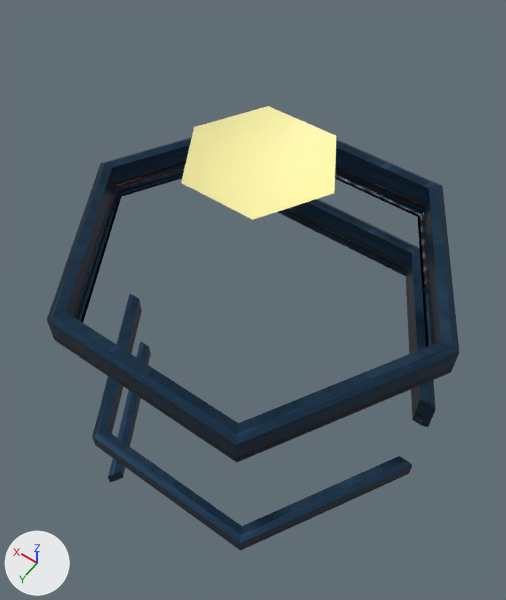
The FBX model ABM_UnityProject/Assets/Visuals/Models/Museum_Hex_Propeler_01_Art.fbx, before and after one commit.
One viewpoint serves both versions: a camera (50 mm lens) standing at (-8.76, 12.66, 13.19) and looking at (0.55, -0.36, -7.27). Lighting does not change. The marker at lower left points along +X, +Y and +Z. Where no turn or scale is listed for an object, it has been applied to the vertices.

The older version as bpy lines, for what is in view:
```python
me_mesh = bpy.data.meshes.new('Mesh')
me_mesh.from_pydata(...)  # 55 vertices, 54 faces; spans x -7.03..7.03, y -6.09..6.09, z -4.93..0.0
# faces by material slot: [42, 12]
me_mesh.materials.append(mat_walled)
me_mesh.materials.append(mat_phong3)  # beige #fff7ac
me_mesh_001 = bpy.data.meshes.new('Mesh.001')
me_mesh_001.from_pydata(...)  # 18 vertices, 16 faces; spans x -7.03..3.52, y -6.09..0.0, z -8.42..-6.92
me_mesh_001.materials.append(mat_walled)
# before: 12 (-6.45, 0.0, -8.38) at pixel (412, 419), 13 (-3.22, -5.59, -8.38) at pixel (405, 276), 14 (3.22, -5.59, -8.38), 15 (-6.45, 0.0, -6.96) at pixel (420, 398), 16 (-3.22, -5.59, -6.96) at pixel (411, 252)
# before: 17 (3.22, -5.59, -6.96)
me_mesh_002 = bpy.data.meshes.new('Mesh.002')
me_mesh_002.from_pydata(...)  # 24 vertices, 22 faces; spans x -7.03..7.03, y 0.0..6.09, z -12.12..-11.18
me_mesh_002.materials.append(mat_walled)
# before: 16 (3.22, 5.59, -12.09), 17 (-3.22, 5.59, -12.09), 18 (-6.45, 0.0, -12.09), 19 (6.45, 0.0, -12.09) at pixel (141, 310), 20 (-3.22, 5.59, -11.2) at pixel (241, 525)
# before: 21 (3.22, 5.59, -11.2) at pixel (106, 430), 22 (-6.45, 0.0, -11.2) at pixel (398, 455), 23 (6.45, 0.0, -11.2) at pixel (139, 298)
me_mesh_003 = bpy.data.meshes.new('Mesh.003')
me_mesh_003.from_pydata(...)  # 12 vertices, 10 faces; spans x 3.22..7.03, y 0.0..6.09, z -15.6..-14.93
me_mesh_003.materials.append(mat_walled)
ob_museum_hex_propeler_01 = bpy.data.objects.new('Museum_Hex_Propeler_01', me_mesh)
ob_museum_hex_propeler_01.location = (0.0, 0.0, 0.0)
ob_museum_hex_propeler_01_gear_1 = bpy.data.objects.new('Museum_Hex_Propeler_01_Gear_1', me_mesh_001)
ob_museum_hex_propeler_01_gear_1.location = (0.0, 0.0, 0.0)
ob_museum_hex_propeler_01_gear_2 = bpy.data.objects.new('Museum_Hex_Propeler_01_Gear_2', me_mesh_002)
ob_museum_hex_propeler_01_gear_2.location = (0.0, 0.0, 0.0)
ob_museum_hex_propeler_01_gear_3 = bpy.data.objects.new('Museum_Hex_Propeler_01_Gear_3', me_mesh_003)
ob_museum_hex_propeler_01_gear_3.location = (0.0, 0.0, 0.0)
```
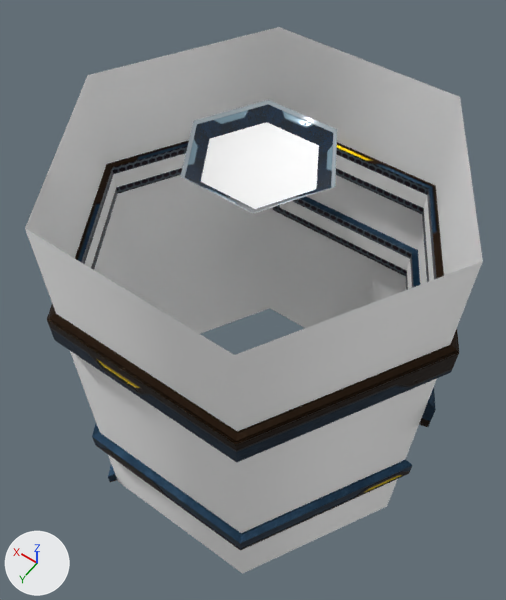
Changed parts and their boxes (x1, y1, x2, y2) in the pictures (506 x 600 px; the box of a moved part takes in the faces that stretch with it):
'Museum_Hex_Propeler_Fade', added: after (25, 27, 483, 574)
'Museum_Hex_Propeler_01', reshaped (62% narrower, 68% shorter): before (47, 106, 459, 462); after (180, 100, 337, 213)
'Museum_Hex_Propeler_01_Gear_0', added: after (47, 140, 459, 462)
    faces in mat_walled: (47, 140, 459, 462)
    faces in mat_light (white #ffffff): (85, 153, 434, 281)
part 1 of me_mesh_001, built on: before (278, 202, 420, 419); after (273, 198, 414, 290)
part 2 of me_mesh_001, surface changed: before (308, 199, 435, 427); after (300, 196, 435, 427)
part 3 of me_mesh, moved or reshaped: before (181, 106, 336, 220); after (180, 100, 337, 213)
part 4 of me_mesh, deleted (blue): before (47, 137, 459, 462)
part 6 of me_mesh_002, built on (black): before (107, 300, 142, 434)
part 7 of me_mesh_002, surface changed: before (94, 294, 408, 551); after (94, 423, 408, 551)

Edits to the bpy script that builds the scene:
```text
Add mat_stingraypbs1:
    mat_stingraypbs1 = bpy.data.materials.new('StingrayPBS1')
    # uses the picture img_tileset_metal_03_albedo_tif
    # uses the picture img_tileset_metal_03_metallic_tif
    # uses the picture img_tileset_metal_03_normal_tif
Change me_mesh_002:
    verts and faces of me_mesh_002; kept vertices keep their numbers, new ones are numbered from 24
    remove me_mesh_002.from_pydata(...)  # 24 vertices, 22 faces; spans x -7.03..7.03, y 0.0..6.09, z -12.12..-11.18
    add me_mesh_002.from_pydata(...)  # 32 vertices, 30 faces; spans x -7.03..7.03, y 0.0..6.09, z -12.12..-11.18
    me_mesh_002 part 6
    add delete_faces([(16, 21, 20, 17), (16, 19, 23, 21), (17, 20, 22, 18)])
    add verts[24] = (3.22, 5.59, -11.89)
    add verts[25] = (-3.22, 5.59, -11.89)
    add verts[26] = (6.35, 0.17, -11.89)
    add verts[27] = (-6.35, 0.17, -11.89)
    add for new, old in zip([*range(28, 32)], [*range(24, 28)]): verts[new] = verts[old] + (0.0, 0.0, 0.49)
    add faces += [(24, 28, 29, 25), (24, 26, 30, 28), (25, 29, 31, 27)]  # mat_light (white #ffffff)
    add faces += [(16, 24, 25, 17), (20, 29, 28, 21), (16, 19, 26, 24), (19, 23, 30, 26), (21, 28, 30, 23), (17, 25, 27, 18)]  # mat_walled
    add faces += [(20, 22, 31, 29), (18, 27, 31, 22)]  # mat_walled
    me_mesh_002 part 7: 19 kept faces spanning x -7.03..7.03, y 0.0..6.09, z -12.12..-11.18 get new texture (UV) coordinates
    add me_mesh_002.materials.append(mat_light)  # white #ffffff
Change me_mesh:
    remove me_mesh.from_pydata(...)  # 55 vertices, 54 faces; spans x -7.03..7.03, y -6.09..6.09, z -4.93..0.0
    remove me_mesh.materials.append(mat_walled)
    remove me_mesh.materials.append(mat_phong3)  # beige #fff7ac
    add me_mesh.from_pydata(...)  # 13 vertices, 12 faces; spans x -2.42..2.42, y -2.09..2.09, z -0.65..0.23
    me_mesh part 3: the loose piece of 13 vertices spanning x -2.42..2.42, y -2.09..2.09, z -0.88..0.0 is moved by (0.0, 0.0, 0.23)
    me_mesh part 4: the loose piece of 42 vertices spanning x -7.03..7.03, y -6.09..6.09, z -4.93..-3.58 is deleted
    me_mesh part 5: the surface is now shaded smooth
    add me_mesh.materials.append(mat_light)  # white #ffffff
    add me_mesh.materials.append(mat_stingraypbs1)
Change me_mesh_001:
    verts and faces of me_mesh_001; kept vertices keep their numbers, new ones are numbered from 18
    remove me_mesh_001.from_pydata(...)  # 18 vertices, 16 faces; spans x -7.03..3.52, y -6.09..0.0, z -8.42..-6.92
    add me_mesh_001.from_pydata(...)  # 24 vertices, 22 faces; spans x -7.03..3.52, y -6.09..0.0, z -8.42..-6.92
    me_mesh_001 part 1
    add delete_faces([(13, 16, 17, 14), (12, 15, 16, 13)])
    add verts[18] = (-3.22, -5.59, -8.03)  # pixel (407, 270)
    add verts[19] = (2.87, -5.59, -8.03)  # pixel (279, 207)
    add verts[20] = (-6.27, -0.3, -8.03)
    add for new, old in zip([21, 22, 23], [18, 19, 20]): verts[new] = verts[old] + (0.0, 0.0, 0.72)
    add faces += [(18, 21, 22, 19), (18, 20, 23, 21)]  # mat_light (white #ffffff)
    add faces += [(13, 18, 19, 14), (16, 17, 22, 21), (14, 19, 22, 17), (12, 20, 18, 13), (12, 15, 23, 20), (15, 16, 21, 23)]  # mat_walled
    me_mesh_001 part 2: 14 kept faces spanning x -7.03..3.52, y -6.09..0.0, z -8.42..-6.92 get new texture (UV) coordinates
    add me_mesh_001.materials.append(mat_light)  # white #ffffff
Add ob_museum_hex_propeler_01_gear_0:
    ob_museum_hex_propeler_01_gear_0 = bpy.data.objects.new('Museum_Hex_Propeler_01_Gear_0', me_mesh_004)  # 48 vertices, 48 faces; spans x -7.03..7.03, y -6.09..6.09, z -4.93..-3.58; in mat_light (white #ffffff)
    ob_museum_hex_propeler_01_gear_0.location = (0.0, 0.0, 0.0)
Add ob_museum_hex_propeler_fade:
    ob_museum_hex_propeler_fade = bpy.data.objects.new('Museum_Hex_Propeler_Fade', me_mesh_005)  # 18 vertices, 12 faces; spans x -6.7..6.7, y -5.8..5.8, z -15.7..0.1; in mat_trans (picture img_tileset_transparencies_01_albedo_tif)
    ob_museum_hex_propeler_fade.location = (0.0, 0.0, 0.0)
```
